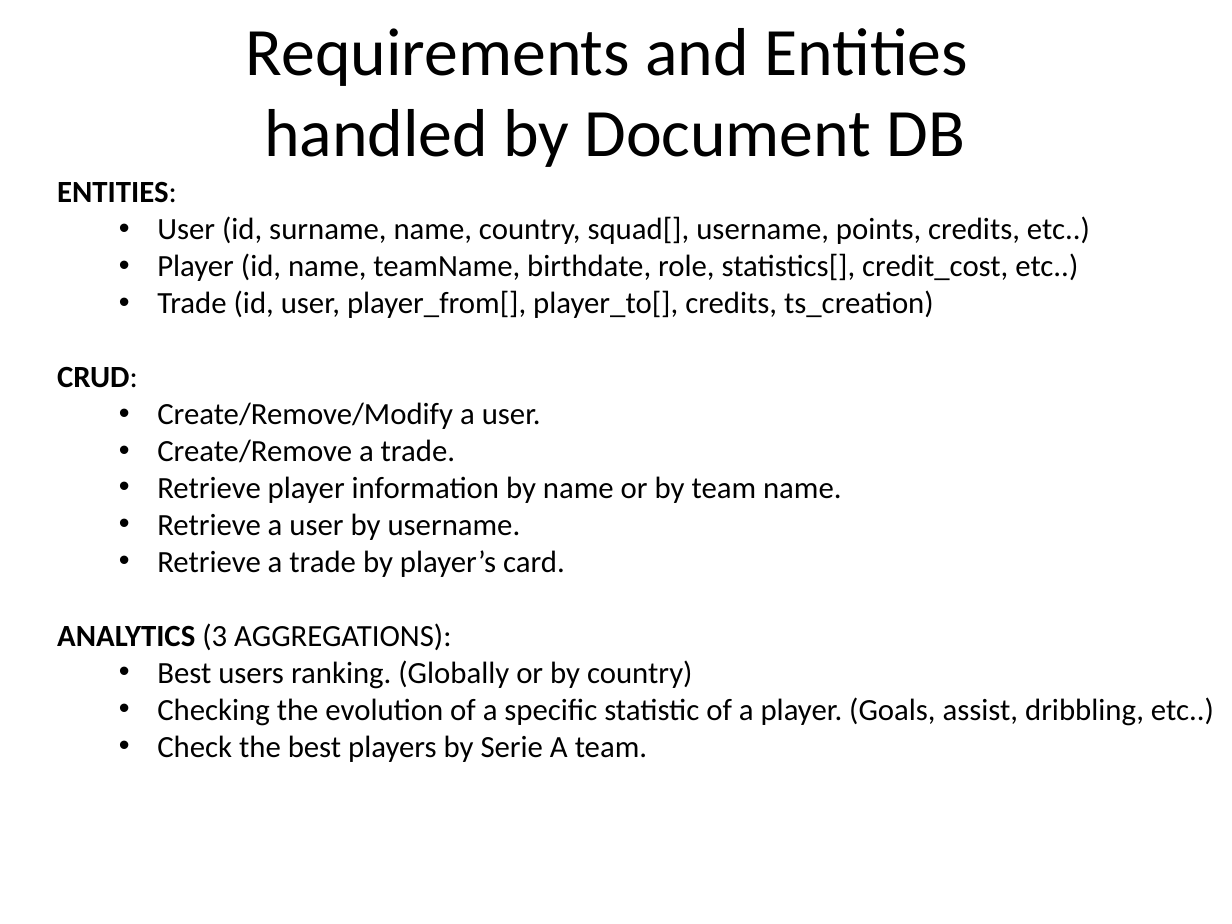
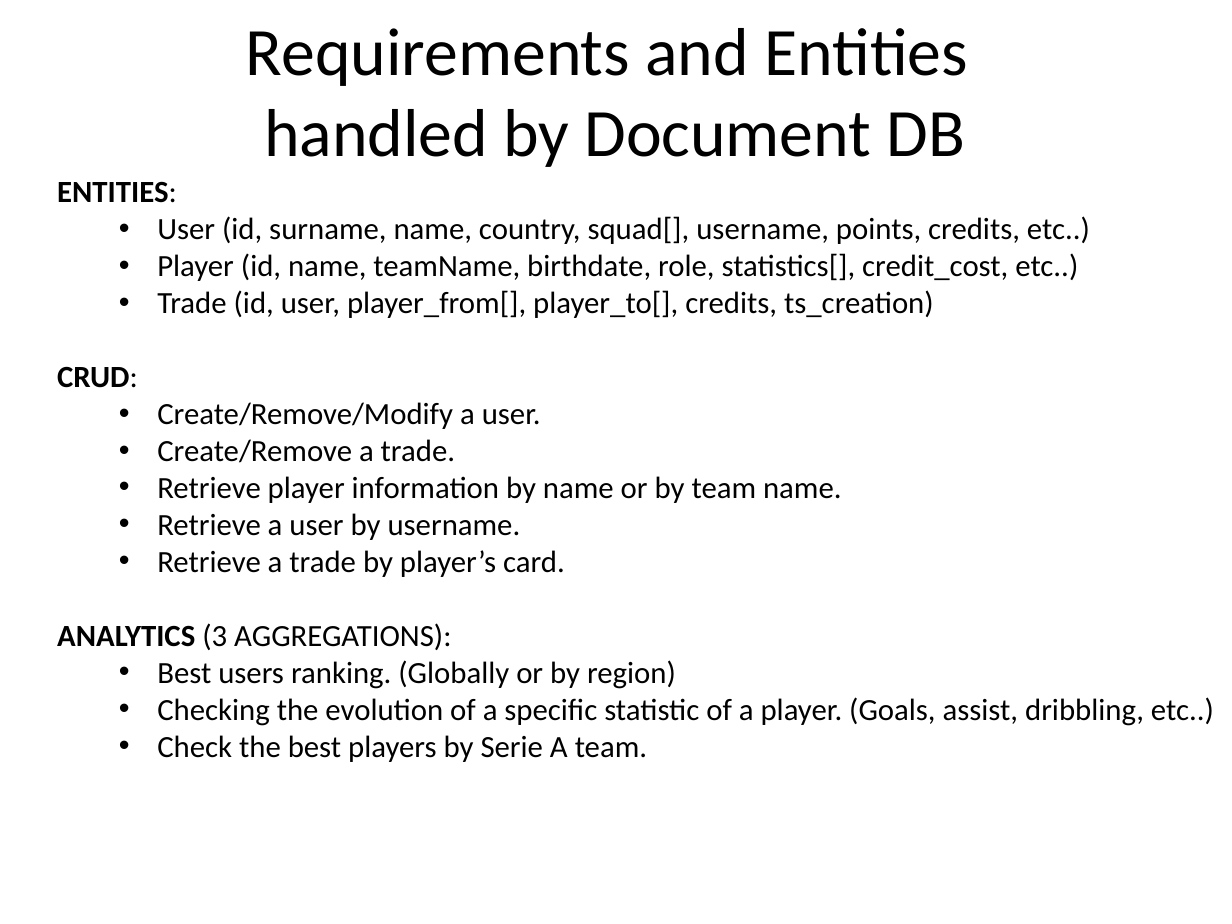
Before and after one commit to Plaza99/FantaManager, a slide deck: slide 7 of Documentation/Project Presentation.pptx. Drawn at 1232x924 pixels with LibreOffice and Linux fonts; fonts in the diff are those of the drawing; background and template pictures are left out. Boxes give left, top, right and bottom in pixels: in the first picture for what was removed or moved away, otherwise in the second. Text is boxed around its words. In the diff, an @@ line names an element or a change of style, - is before the commit and + after.

```diff
--- a/Documentation/Project Presentation.pptx
+++ b/Documentation/Project Presentation.pptx
@@ text at bbox=[157, 660, 676, 689]: text changed @@
-  • Best users ranking. (Globally or by country)
+  • Best users ranking. (Globally or by region)
```
Also in this commit, not shown: 1 other slide changed, 1 other file.
